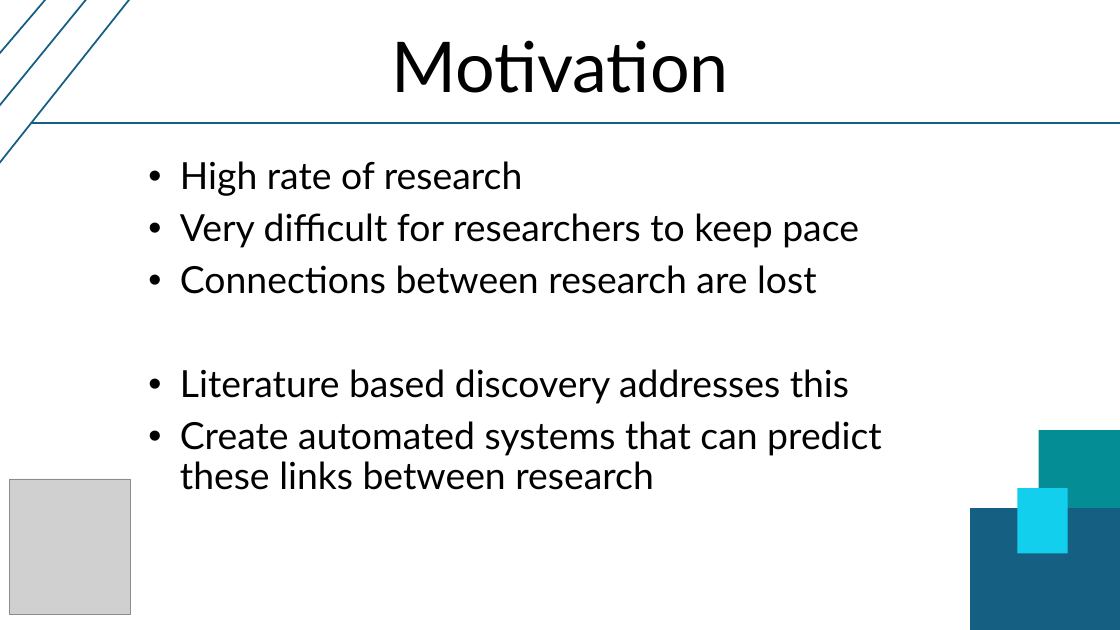
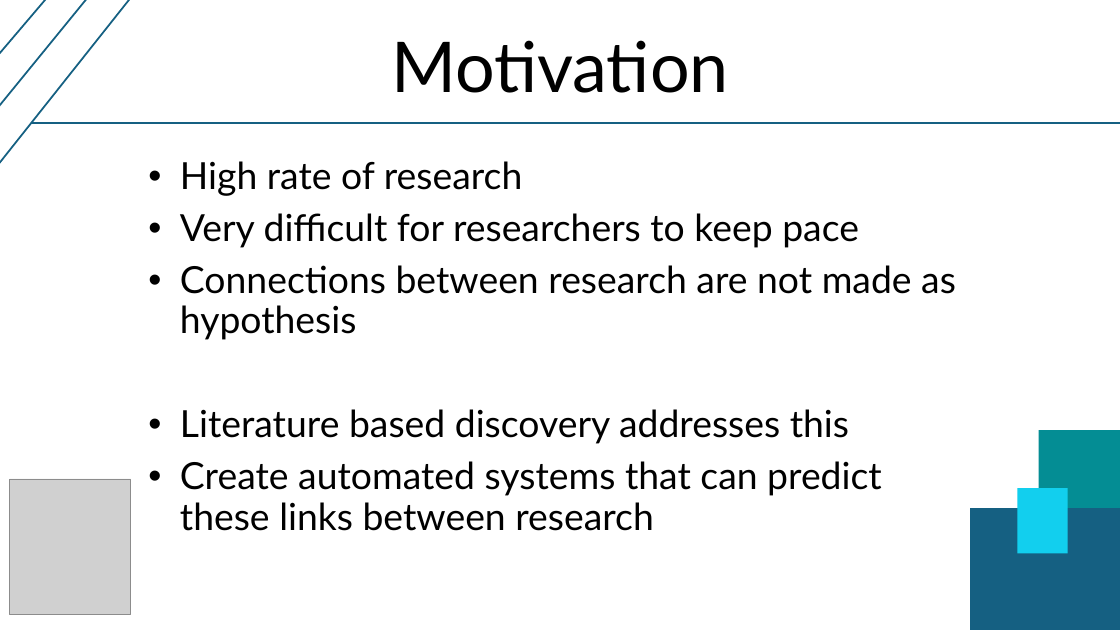
Before and after one commit to T1mTop1a/level4_individual_project, a slide deck: slide 2 of presentation/slides.pptx. Drawn at 1120x630 pixels with LibreOffice and Linux fonts; fonts in the diff are those of the drawing; grey boxes stand for pictures. Boxes give left, top, right and bottom in pixels: in the first picture for what was removed or moved away, otherwise in the second. Text is boxed around its words. In the diff, an @@ line names an element or a change of style, - is before the commit and + after.

```diff
--- a/presentation/slides.pptx
+++ b/presentation/slides.pptx
@@ subtitle at (x1=180, y1=265, x2=956, y2=340): text changed @@
-• Connections between research are lost
+• Connections between research are not made as hypothesis
```
Also in this commit, not shown: 3 other slides changed, 5 slides added.
